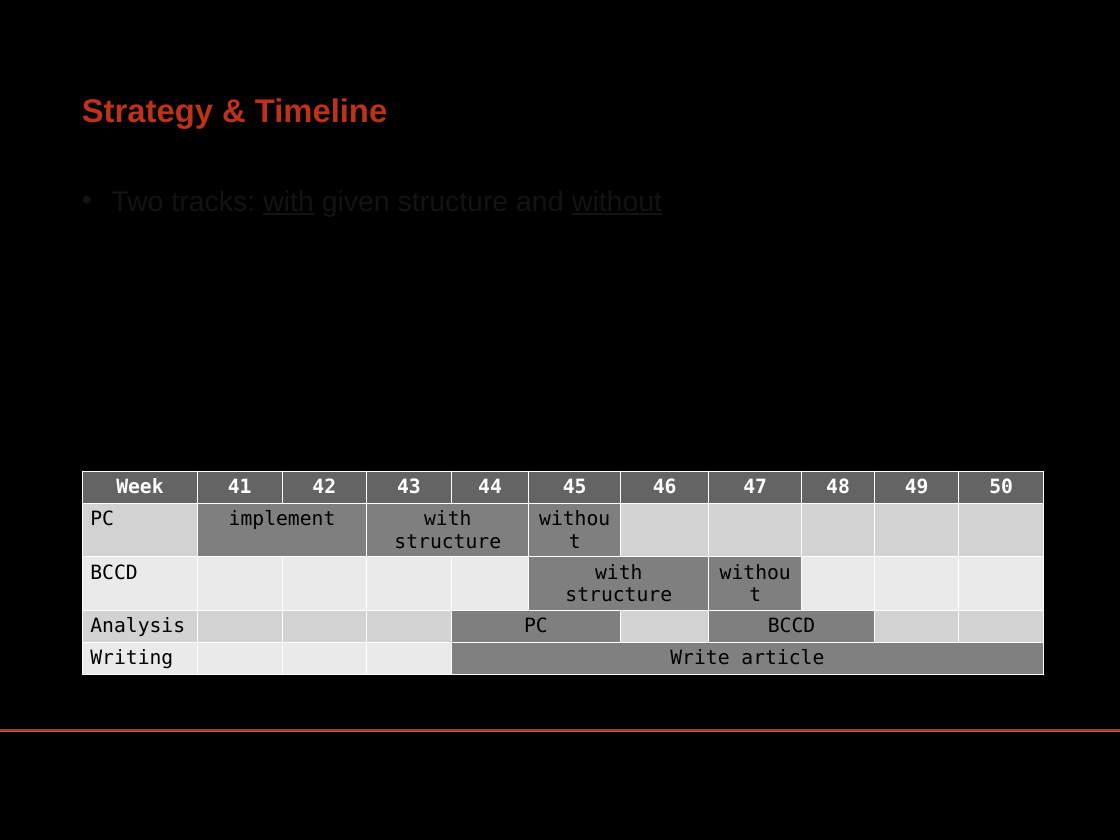
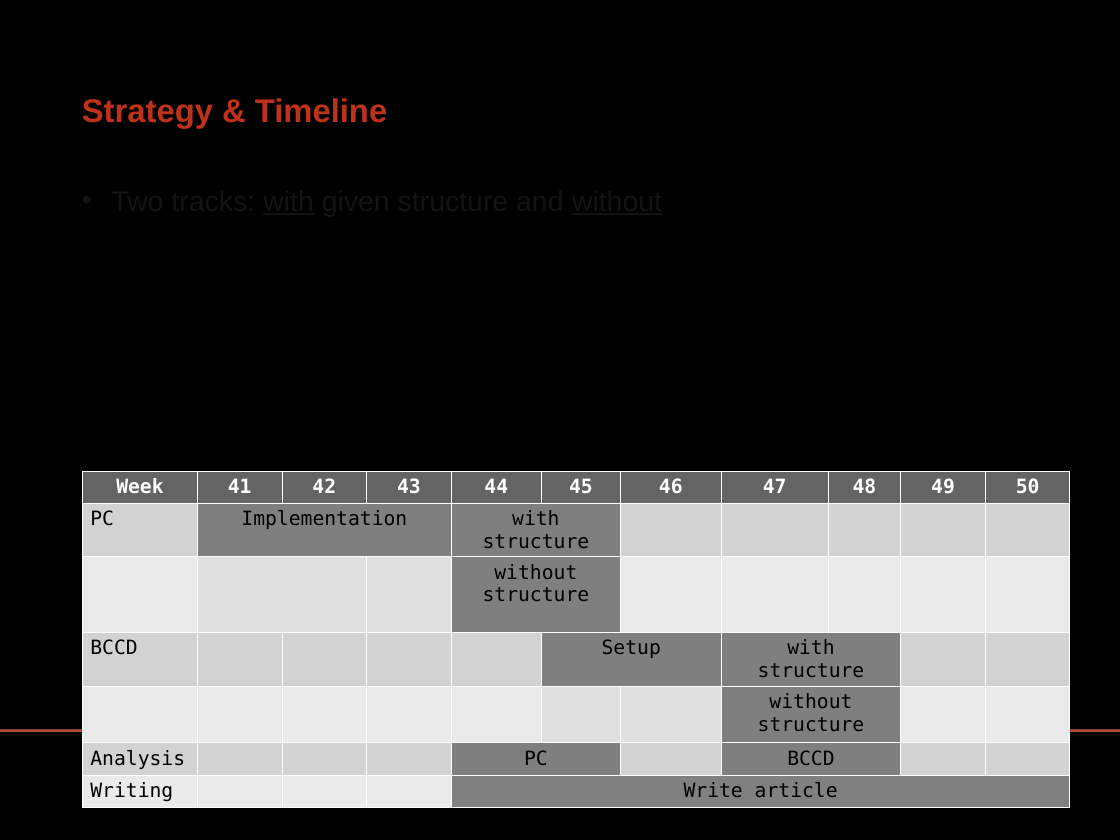
Before and after one commit to tomderuijter/EMS-PC, a slide deck: slide 14 of docs/proposal presentation/Proposal presentation.pptx. Drawn at 1120x840 pixels with LibreOffice and Linux fonts; fonts in the diff are those of the drawing; background and template pictures are left out. Boxes give left, top, right and bottom in pixels: in the first picture for what was removed or moved away, otherwise in the second. Text is boxed around its words. In the diff, an @@ line names an element or a change of style, - is before the commit and + after.

```diff
--- a/docs/proposal presentation/Proposal presentation.pptx
+++ b/docs/proposal presentation/Proposal presentation.pptx
@@ table at <box>83,471,1069,806</box> @@
-row 2: PC | implement |  | with structure |  | without |  |  |  |  | 
-row 3: BCCD |  |  |  |  | with structure |  | without |  |  | 
+row 2: PC | Implementation |  |  | with structure |  |  |  |  |  | 
+row 3:  |  |  |  | without structure |  |  |  |  |  | 
+row 4: BCCD |  |  |  |  | Setup |  | with structure |  |  | 
+row 5:  |  |  |  |  |  |  | without structure |  |  | 
@@ table: place and size @@
-table at <box>83,471,1042,673</box>
+table at <box>83,471,1069,806</box>
```
Also in this commit, not shown: 4 other slides changed.
